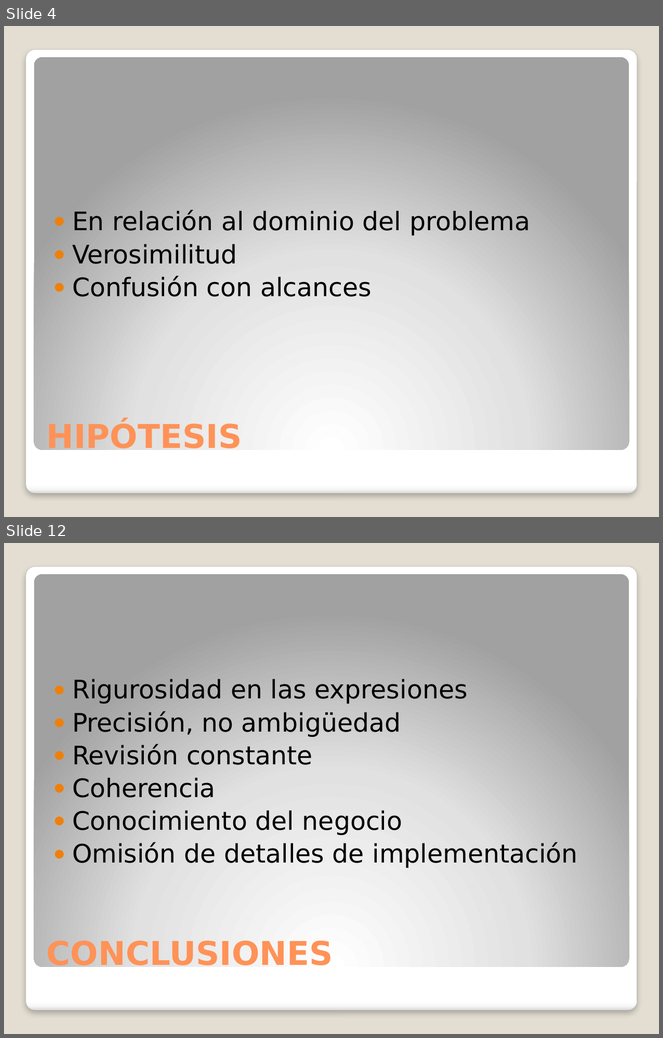
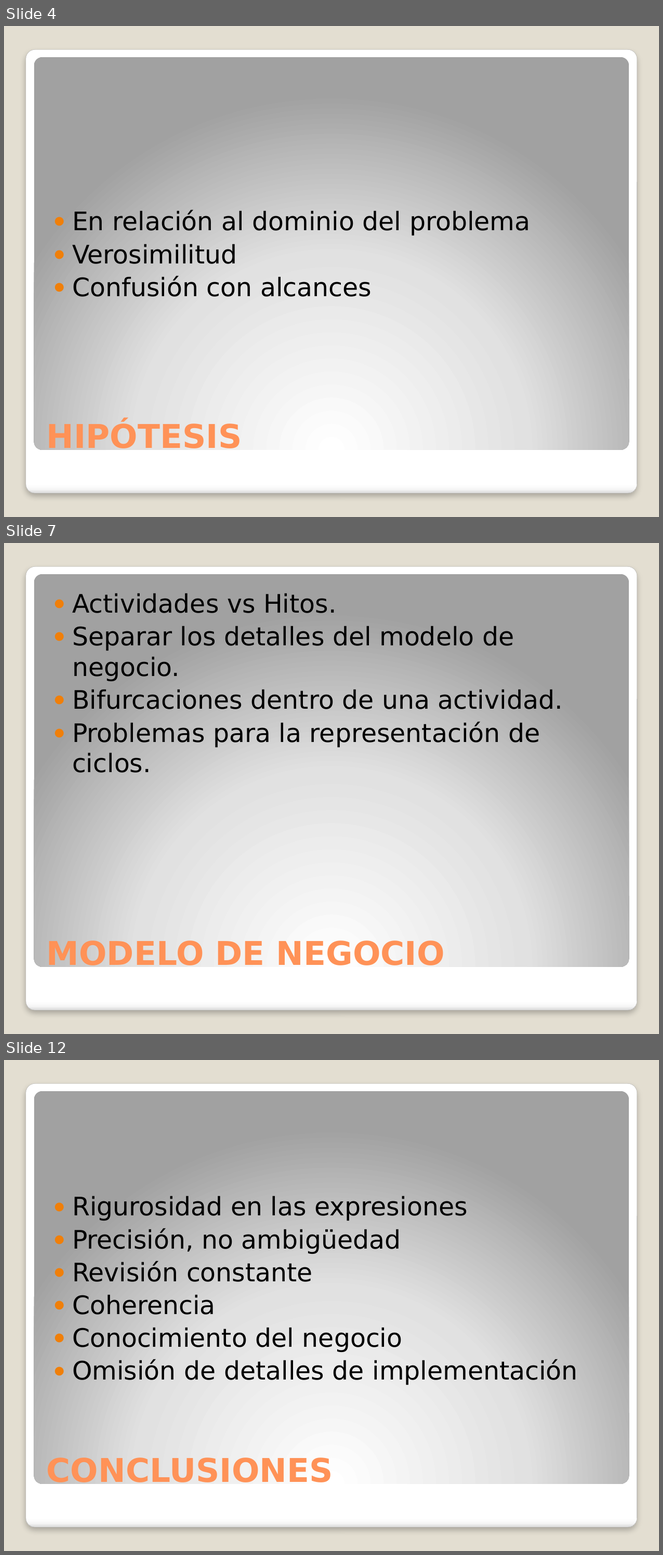
Before and after one commit to invernizzie/fiuba-grupoanin, a slide deck: TODOMUNDO/presentacion.pptx. Shown one above the other, each under a label of ours: slides 4 and 12 before the commit, slides 4, 7 and 12 after it; the slides between them are not shown. The pictures are 663x1038 and 663x1555 pixels, drawn with LibreOffice and Linux fonts; fonts in the diff are those of the drawing. Boxes give left, top, right and bottom in pixels: in the first picture for what was removed or moved away, otherwise in the second. Text is boxed around its words. In the diff, an @@ line names an element or a change of style, - is before the commit and + after.

```diff
--- a/TODOMUNDO/presentacion.pptx
+++ b/TODOMUNDO/presentacion.pptx
@@ slide 7 added at <box>4,543,659,1034</box>, background #E3DED1; not listed: 2 template elements that a slide beside it also shows @@
@@ text added at <box>72,593,563,773</box>, 28 pt, text #000000 @@
+● Actividades vs Hitos.
+● Separar los detalles del modelo de negocio.
+● Bifurcaciones dentro de una actividad.
+● Problemas para la representación de ciclos.
@@ title added at <box>47,939,445,972</box>, 36 pt, text #FF9258, bold @@
+MODELO DE NEGOCIO
```
Also in this commit, not shown: 7 slides changed, 1 slide removed.
